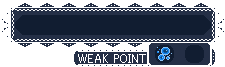
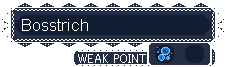
Layer changes from the first (225, 67) image to the second:
renamed "Pasted Layer" to "Bosstrich", showed it, moved it above "BG", painted on it over [22, 19, 88, 31]
